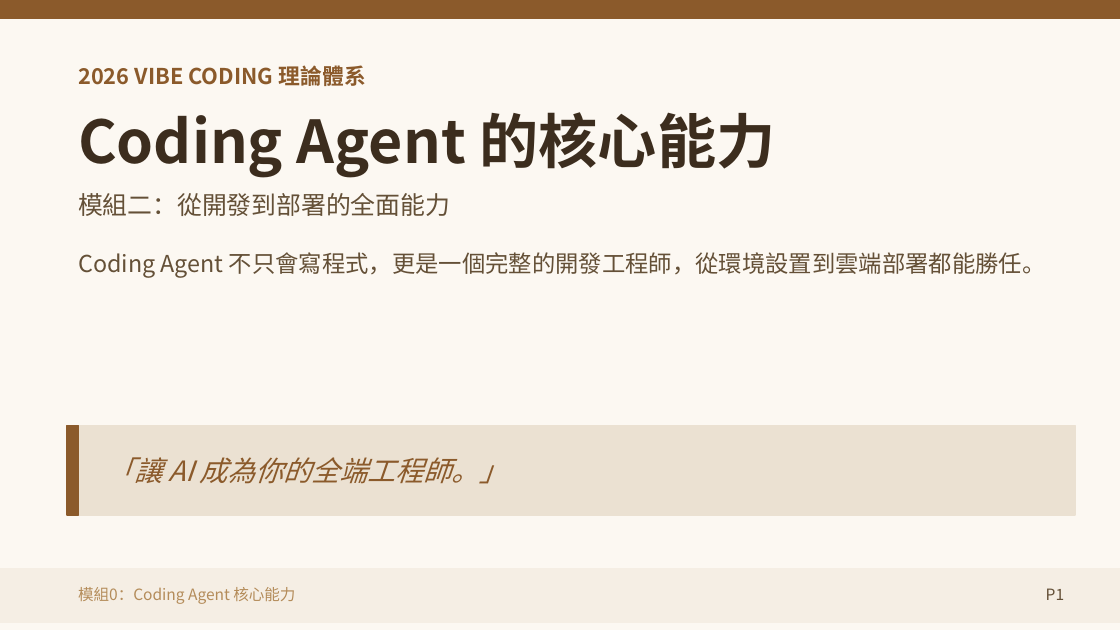
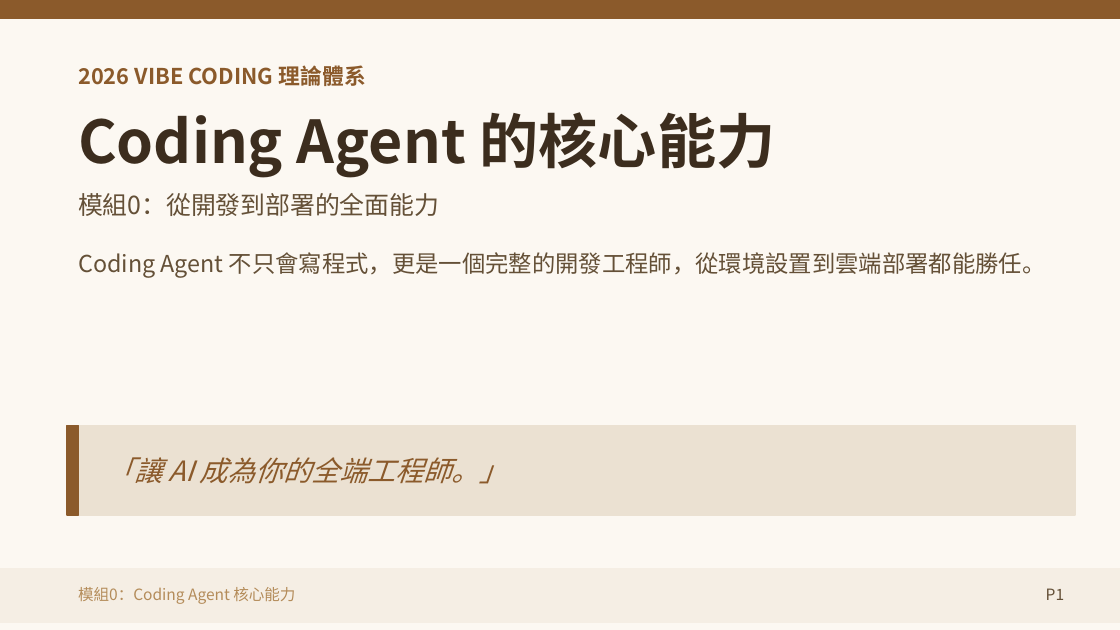
Before and after one commit to joshhu/cht2026vibecoding, a slide deck: slide 1 of Slides/Course02/0200.pptx. Drawn at 1120x630 pixels with LibreOffice and Linux fonts; fonts in the diff are those of the drawing. Boxes give left, top, right and bottom in pixels: in the first picture for what was removed or moved away, otherwise in the second. Text is boxed around its words. In the diff, an @@ line names an element or a change of style, - is before the commit and + after.

```diff
--- a/Slides/Course02/0200.pptx
+++ b/Slides/Course02/0200.pptx
@@ text at (78,193,439,216): text changed @@
-模組二：從開發到部署的全面能力
+模組0：從開發到部署的全面能力
```
Also in this commit, not shown: 1 other slide changed, 6 other files.
